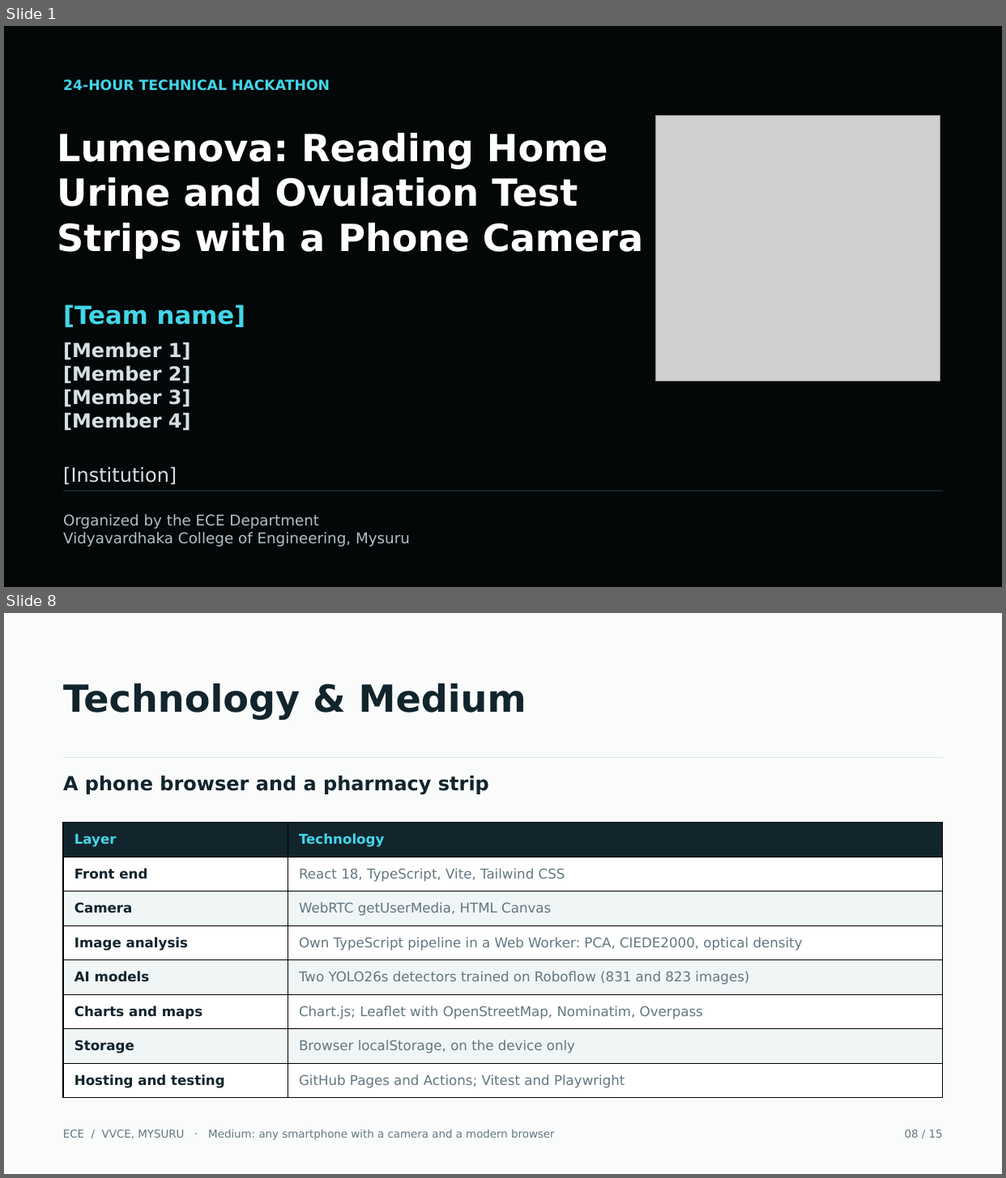
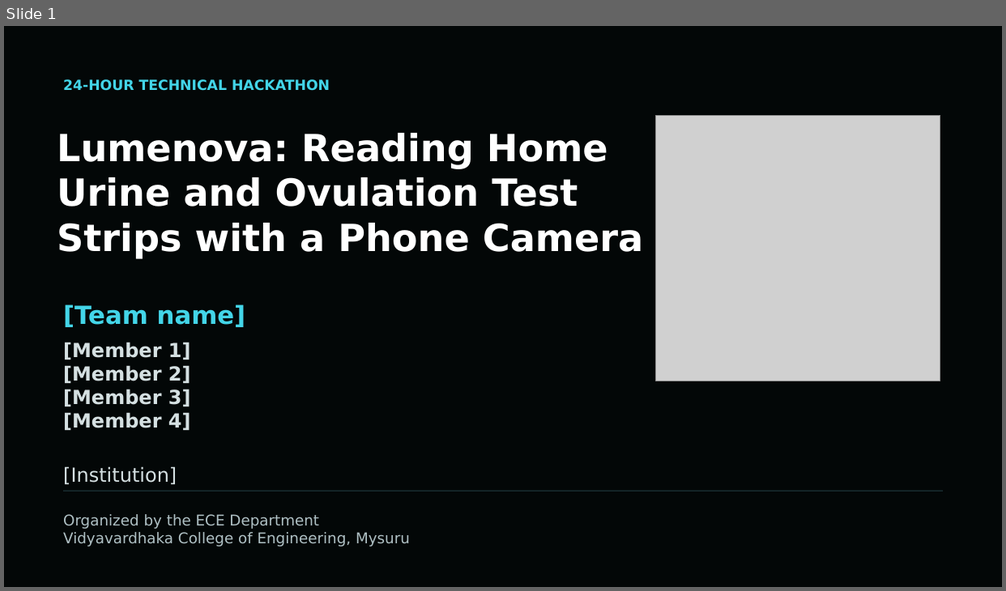
Before and after one commit to RividyathaSathakshi/LUMENOVA, a slide deck: presentation/Lumenova_TechShodha.pptx. Shown one above the other, each under a label of ours: slides 1 and 8 before the commit, slide 1 after it; the slides between them are not shown. The pictures are 1006x1178 and 1006x591 pixels, drawn with LibreOffice and Linux fonts; fonts in the diff are those of the drawing; grey boxes stand for pictures. Boxes give left, top, right and bottom in pixels: in the first picture for what was removed or moved away, otherwise in the second. Text is boxed around its words. In the diff, an @@ line names an element or a change of style, - is before the commit and + after.

```diff
--- a/presentation/Lumenova_TechShodha.pptx
+++ b/presentation/Lumenova_TechShodha.pptx
@@ slide 8 removed at (4,613,1002,1174), background #FAFCFC @@
@@ text removed at (63,683,526,720) @@
-Technology & Medium
@@ rectangle removed at (63,757,943,758) @@
@@ text removed at (63,775,489,795) @@
-A phone browser and a pharmacy strip
@@ table removed at (63,823,943,1098), 8 rows, 2 columns @@
-Layer | Technology
-Front end | React 18, TypeScript, Vite, Tailwind CSS
-Camera | WebRTC getUserMedia, HTML Canvas
-Image analysis | Own TypeScript pipeline in a Web Worker: PCA, CIEDE2000, optical density
-AI models | Two YOLO26s detectors trained on Roboflow (831 and 823 images)
-Charts and maps | Chart.js; Leaflet with OpenStreetMap, Nominatim, Overpass
-Storage | Browser localStorage, on the device only
-Hosting and testing | GitHub Pages and Actions; Vitest and Playwright
@@ text removed at (63,1130,555,1140) @@
-ECE / VVCE, MYSURU · Medium: any smartphone with a camera and a modern browser
@@ text removed at (905,1130,943,1138) @@
-08 / 15
```
Also in this commit, not shown: 5 slides changed, 7 other slides removed.
